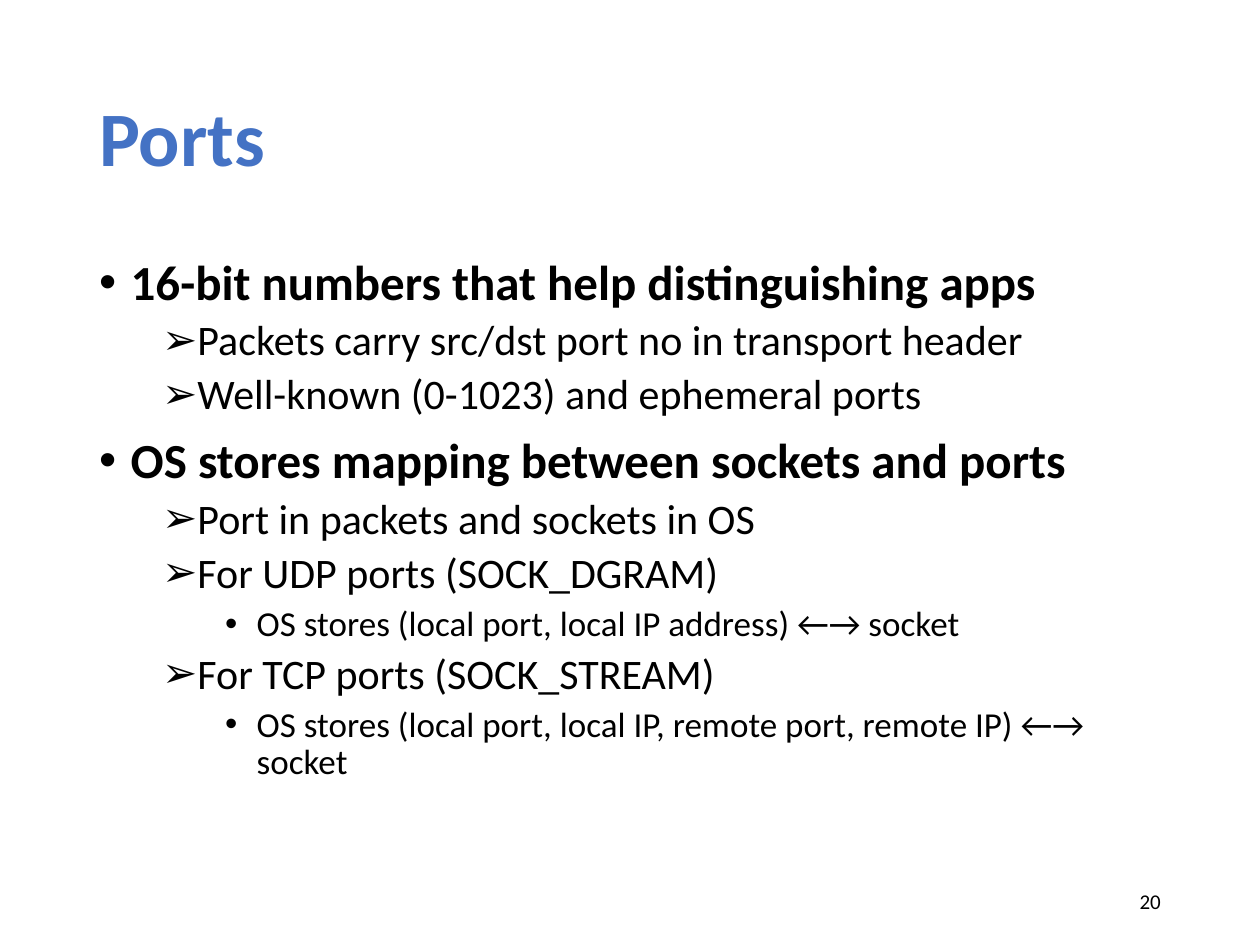
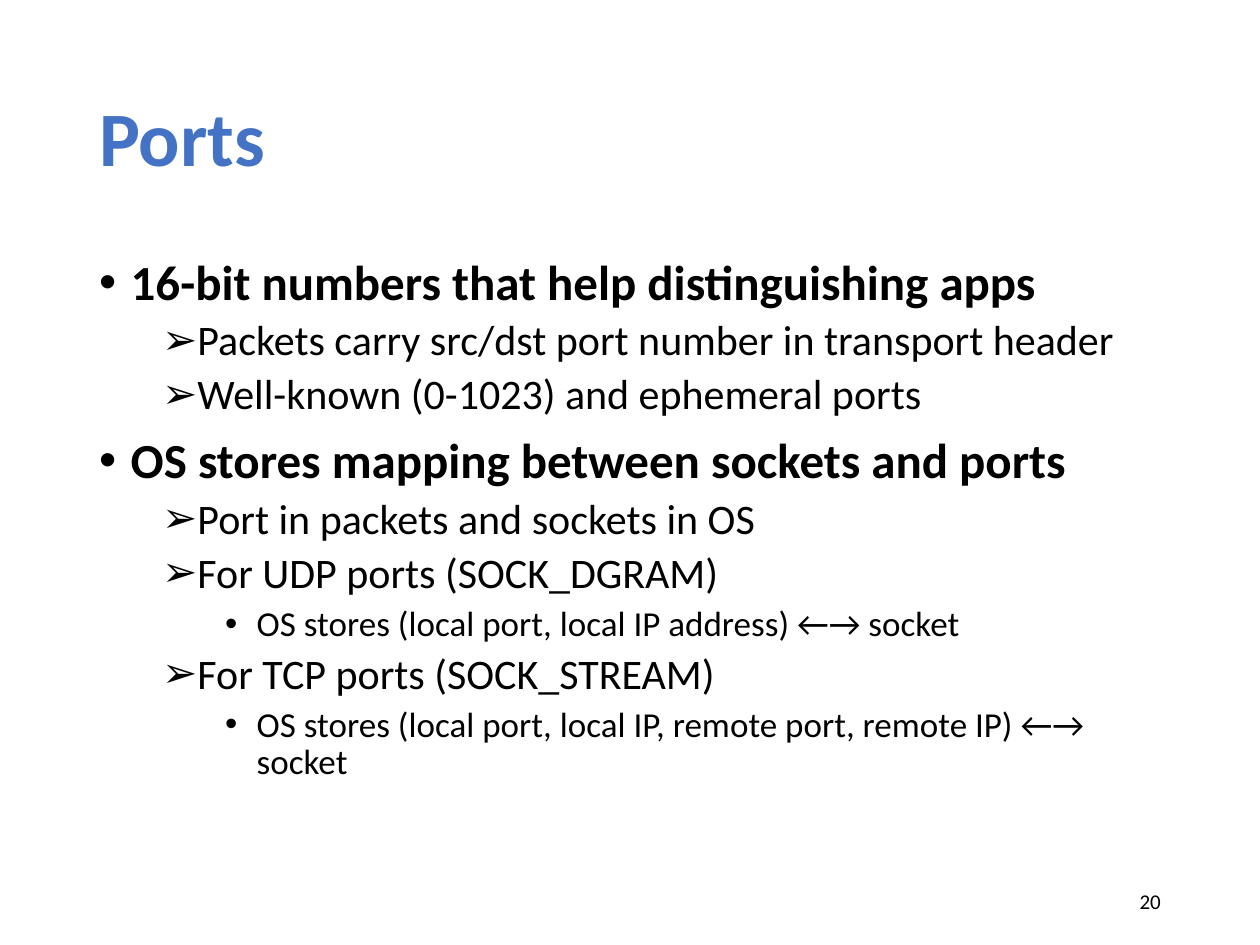
Before and after one commit to xinjin/course-net, a slide deck: slide 20 of slides/lec06_transport.pptx. Drawn at 1260x945 pixels with LibreOffice and Linux fonts; fonts in the diff are those of the drawing. Boxes give left, top, right and bottom in pixels: in the first picture for what was removed or moved away, otherwise in the second. Text is boxed around its words. In the diff, an @@ line names an element or a change of style, - is before the commit and + after.

```diff
--- a/slides/lec06_transport.pptx
+++ b/slides/lec06_transport.pptx
@@ text at (x1=197, y1=325, x2=1114, y2=362): text changed @@
-  ➢ Packets carry src/dst port no in transport header
+  ➢ Packets carry src/dst port number in transport header
```
Also in this commit, not shown: 4 other slides changed, 1 slide added, 1 other file.
